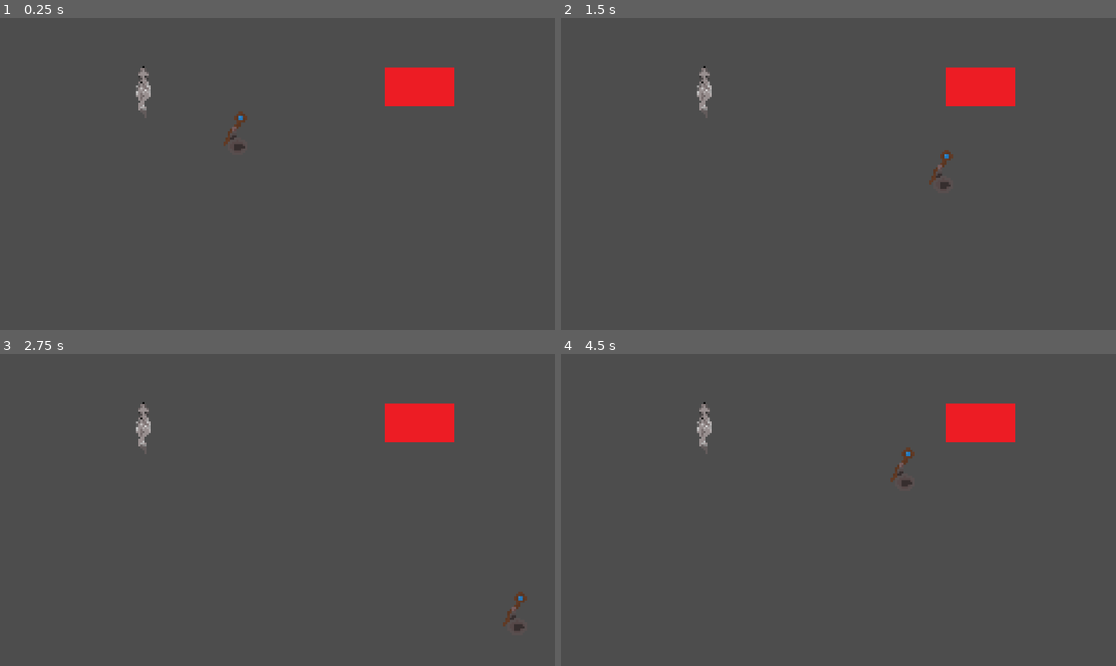
Above: before the commit, frames 1-4 (two rows, left to right).
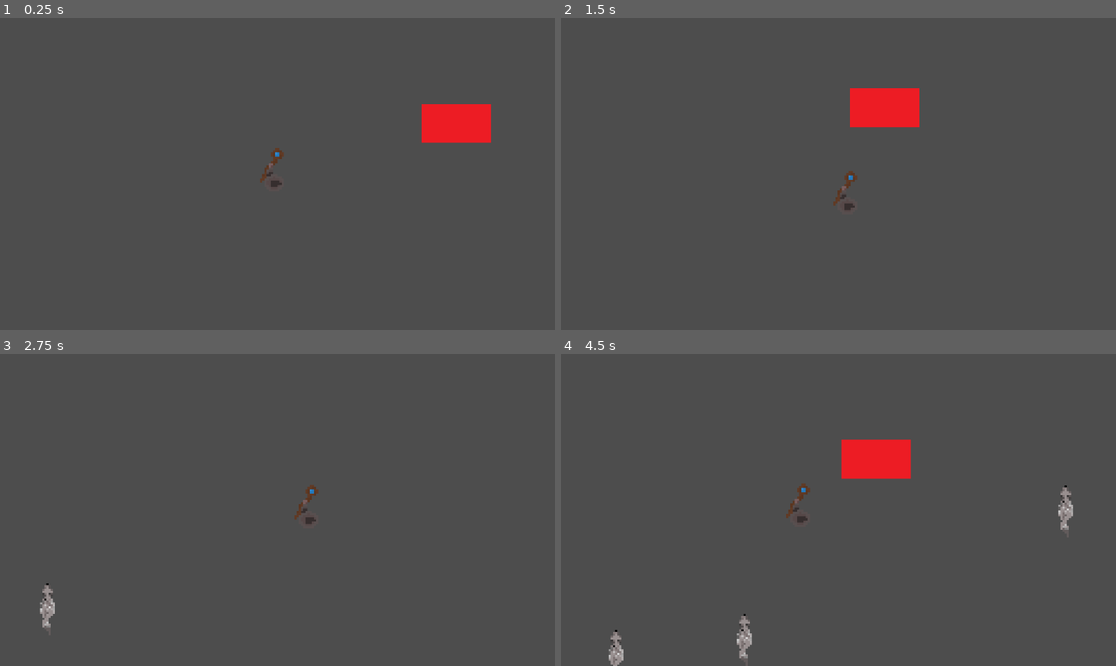
Above: after the commit, the same moments.

Repository: zelgehai/gadot-gamejam
Game: Godot game, scene res://scenes/map.tscn
Same seed, same stepped clock (60 frames per second), same inputs: the game is played once before the commit and once after it.
Inputs:
- Up to frame 1 (0.25 s): no input
- Up to frame 2 (1.5 s): tap Enter at 0.5 s; hold D (right) 0.53-1.28 s; tap E (ePressed, bound only after the commit) at 0.6, 1.35 s; hold S (down) from 1.28 s (still down)
- Up to frame 3 (2.75 s): release S (down) at 2.03 s; hold D (right) from 2.03 s (still down); tap E (ePressed, bound only after the commit) at 2.1 s
- Up to frame 4 (4.5 s): release D (right) at 2.78 s; hold W (up) 2.78-3.53 s; tap E (ePressed, bound only after the commit) at 2.85, 3.6, 4.35 s; hold A (left) from 3.53 s (still down)

The runs differ from the first frame. In frame 1, 3.6% of the frame differs, in the area x 24-89%, y 15-55%; in frame 2, 3.7%; in frame 3, 2.3%; in frame 4, 4.2%, in the area x 8-93%, y 15-100%.

Commit message:
Ability to Spawn wolves Done
Press E to spawn Wolves at a random marker location

Diff:
--- a/project.godot
+++ b/project.godot
@@ -37,6 +37,11 @@
 "events": [Object(InputEventKey,"resource_local_to_scene":false,"resource_name":"","device":-1,"window_id":0,"alt_press …(192 unchanged characters)…
 ]
 }
+ePressed={
+"deadzone": 0.5,
+"events": [Object(InputEventKey,"resource_local_to_scene":false,"resource_name":"","device":-1,"window_id":0,"alt_pressed":false,"shift_pressed":false,"ctrl_pressed":false,"meta_pressed":false,"pressed":false,"keycode":0,"physical_keycode":69,"key_label":0,"unicode":101,"location":0,"echo":false,"script":null)
+]
+}
 
 [rendering]
 
--- a/scenes/Player.tscn
+++ b/scenes/Player.tscn
@@ -22,3 +22,15 @@
 
 [node name="Marker2D2" type="Marker2D" parent="enemySpawnPositions"]
 position = Vector2(-500, 0)
+
+[node name="Marker2D3" type="Marker2D" parent="enemySpawnPositions"]
+position = Vector2(0, 500)
+
+[node name="Marker2D4" type="Marker2D" parent="enemySpawnPositions"]
+position = Vector2(0, -500)
+
+[node name="enemySpawnTimer" type="Timer" parent="."]
+wait_time = 2.0
+one_shot = true
+
+[connection signal="timeout" from="enemySpawnTimer" to="." method="_on_enemy_spawn_timer_timeout"]
--- a/scenes/map.tscn
+++ b/scenes/map.tscn
@@ -16,3 +16,9 @@
 
 [node name="Player" parent="." instance=ExtResource("2_ftmc7")]
 position = Vector2(500, 250)
+
+[node name="Camera2D" type="Camera2D" parent="Player"]
+position_smoothing_enabled = true
+rotation_smoothing_enabled = true
+
+[connection signal="enemySpawnerSignal" from="Player" to="." method="_on_player_enemy_spawner_signal"]
--- a/scenes/mapScript.gd
+++ b/scenes/mapScript.gd
@@ -1,5 +1,4 @@
 extends Node2D
-
 var wolf_scene: PackedScene = preload("res://scenes/wolf.tscn") #Make sure ending is .tscn
 
 # Called when the node enters the scene tree for the first time.
@@ -7,23 +6,15 @@
 	print("Setting Player Starting Position:")
 	$Player.position.x = 500
 	$Player.position.y = 250
-	#create instance of a wolf
-	var wolf = wolf_scene.instantiate()
-	add_child(wolf)
-	wolf.position.x = 300
-	wolf.position.y = 150
+
 
 # Called every frame. 'delta' is the elapsed time since the previous frame.
 func _process(_delta: float) -> void:
+	pass
 
-	#Out of Bounds, MAP Limits:
-	if $Player.position.x > 1150:
-		print("position exceeded!")
-		$Player.position.x = 0
-	if $Player.position.x < 0:
-		print("Neg Limit Exceeded")
-		$Player.position.x = 1150
-	if $Player.position.y < 0:
-		$Player.position.y = 650
-	if $Player.position.y > 650:
-		$Player.position.y = 0
+func _on_player_enemy_spawner_signal(pos: Variant) -> void:
+	print("Spawning Wolf...")
+	#creating instance of a wolf
+	var wolf = wolf_scene.instantiate()
+	wolf.position = pos
+	add_child(wolf)
--- a/scenes/playerScript.gd
+++ b/scenes/playerScript.gd
@@ -1,10 +1,9 @@
 extends CharacterBody2D
-
+signal enemySpawnerSignal(pos)
 
 # Called when the node enters the scene tree for the first time.
 func _ready() -> void:
 	print('Player Script Init')
-
 
 # Called every frame. 'delta' is the elapsed time since the previous frame.
 func _process(_delta: float) -> void:
@@ -13,5 +12,10 @@
 	velocity = direction  * 400
 	move_and_slide()
 
-	#if Input.is_action_pressed("left"):
-		#$Player.position.x -= 1
+	if Input.is_action_just_pressed("ePressed"):
+		print("sending random spawn Marker")
+		#randomly select marker
+		var enemySpawnMarkers = $enemySpawnPositions.get_children()
+		var selectedEnemyMarker = enemySpawnMarkers[randi() % enemySpawnMarkers.size()] #randomly selects one of the markers
+		#emit position we selected.
+		enemySpawnerSignal.emit(selectedEnemyMarker.global_position)
